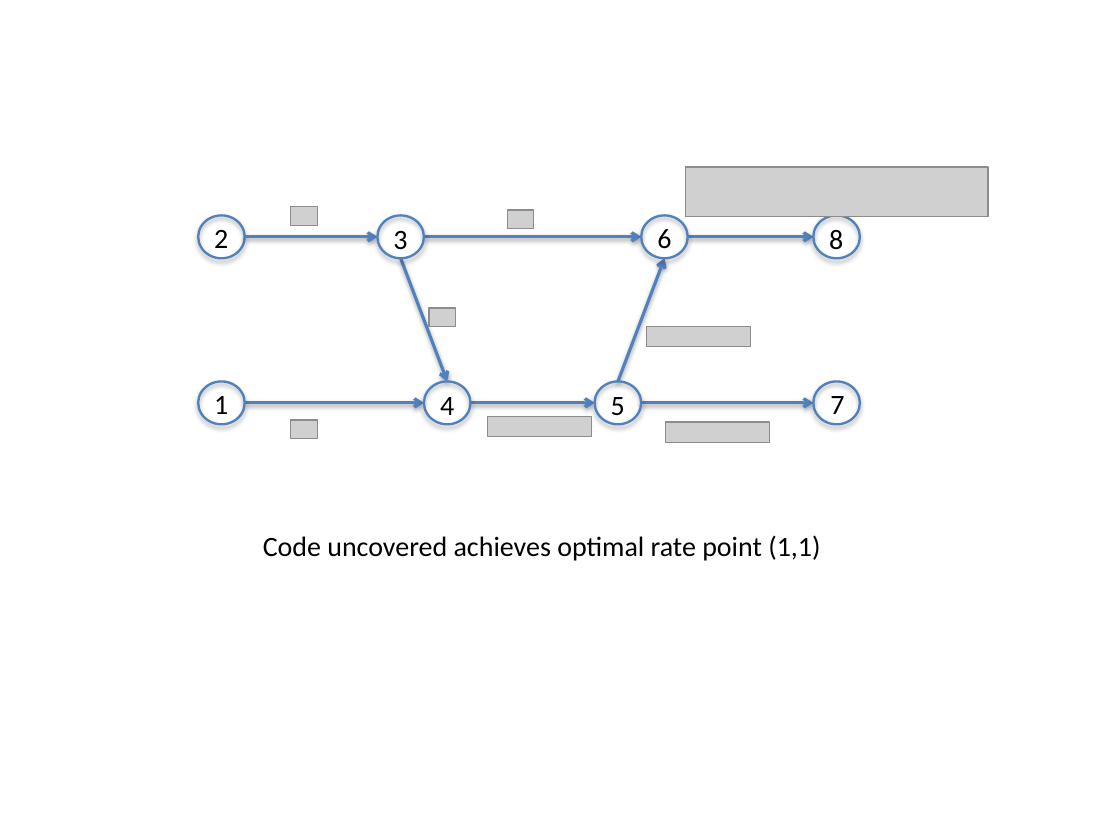
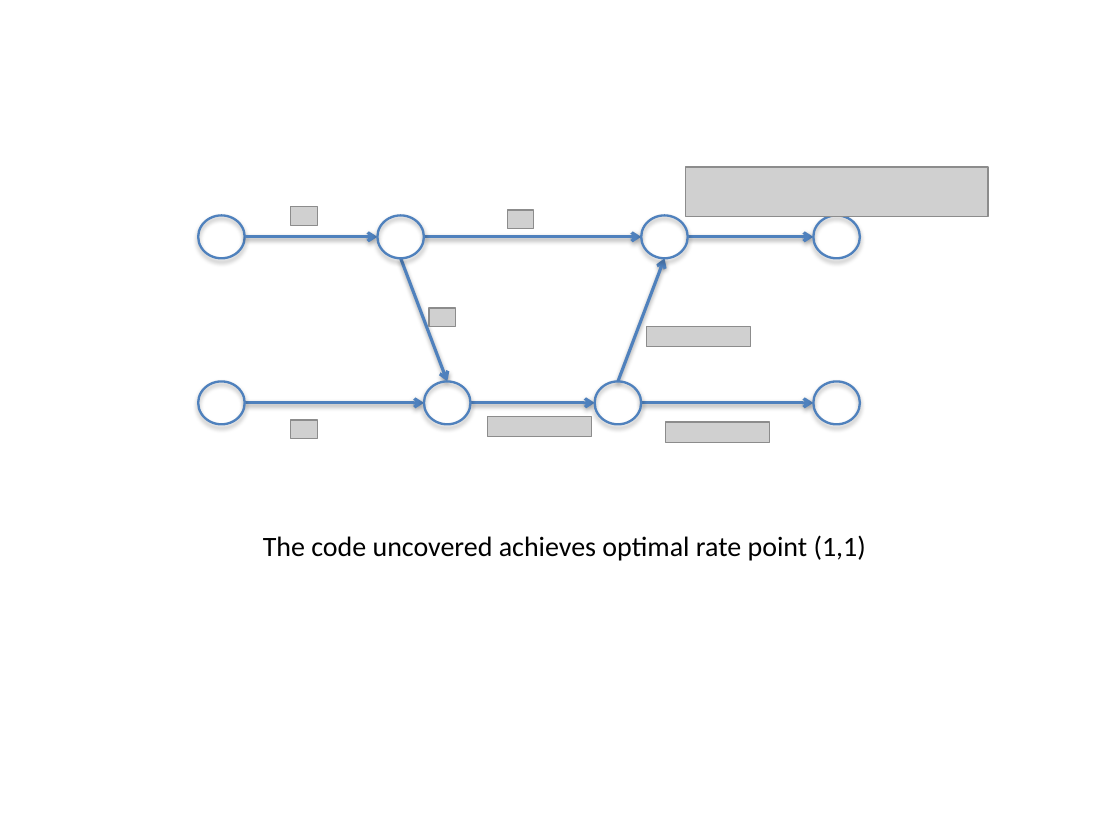
Before and after one commit to weifei/tuz, a slide deck: slide 28 of ExampleSlides.pptx (slide 23 before the commit). Drawn at 1120x840 pixels with LibreOffice and Linux fonts; fonts in the diff are those of the drawing; grey boxes stand for pictures. Boxes give left, top, right and bottom in pixels: in the first picture for what was removed or moved away, otherwise in the second. Text is boxed around its words. In the diff, an @@ line names an element or a change of style, - is before the commit and + after.

```diff
--- a/ExampleSlides.pptx
+++ b/ExampleSlides.pptx
@@ group removed at <box>214,229,844,415</box>: 8 texts @@
-2
-1
-3
-4
-6
-5
-7
-8
@@ text at <box>263,535,866,561</box>: text changed @@
-Code uncovered achieves optimal rate point (1,1)
+The code uncovered achieves optimal rate point (1,1)
```
Also in this commit, not shown: 20 other slides changed, 7 slides added, 2 slides removed, 2 other files.
